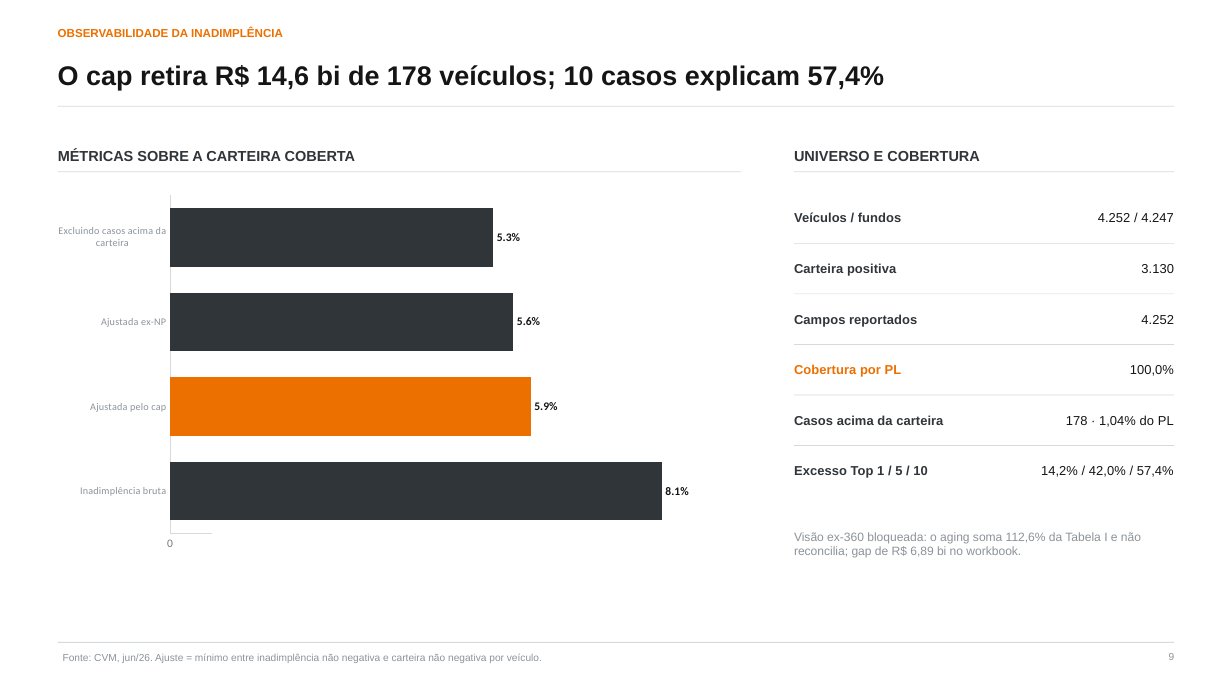
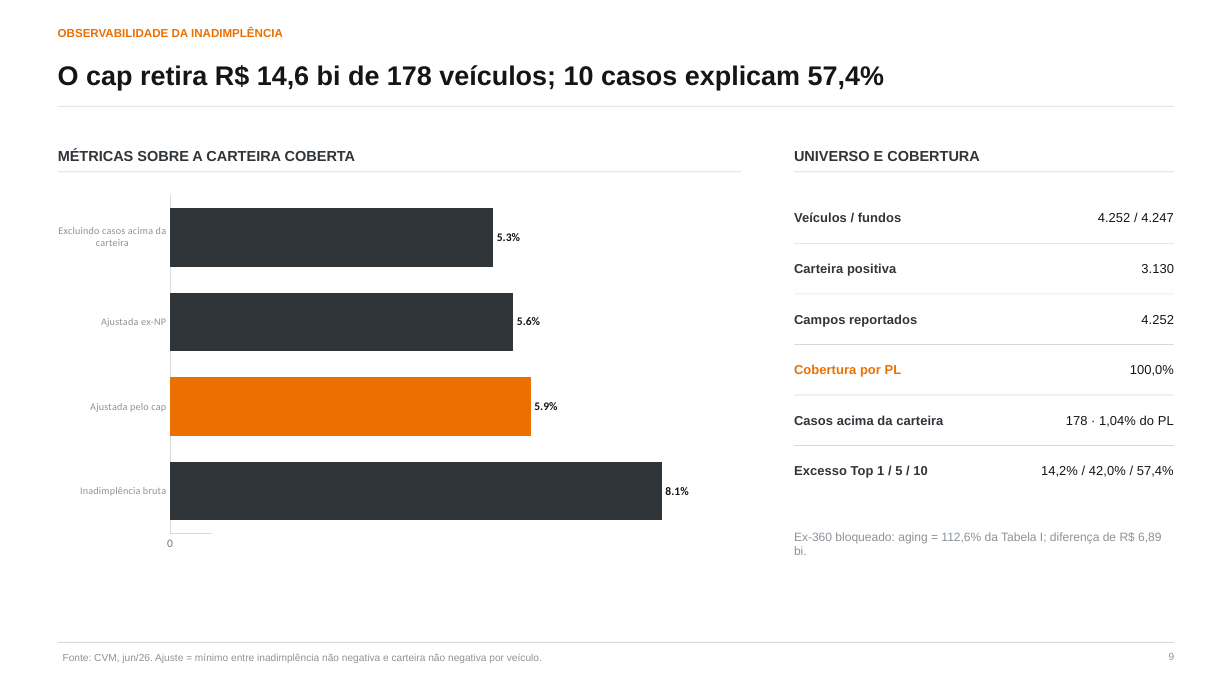
Before and after one commit to abalroar/fidc, a slide deck: slide 9 of data/industry_study/generated_revision/industry_executive_revised.pptx. Drawn at 1232x693 pixels with LibreOffice and Linux fonts; fonts in the diff are those of the drawing. Boxes give left, top, right and bottom in pixels: in the first picture for what was removed or moved away, otherwise in the second. Text is boxed around its words. In the diff, an @@ line names an element or a change of style, - is before the commit and + after.

```diff
--- a/data/industry_study/generated_revision/industry_executive_revised.pptx
+++ b/data/industry_study/generated_revision/industry_executive_revised.pptx
@@ text at [794, 532, 1161, 555]: text changed @@
-Visão ex-360 bloqueada: o aging soma 112,6% da Tabela I e não reconcilia; gap de R$ 6,89 bi no workbook.
+Ex-360 bloqueado: aging = 112,6% da Tabela I; diferença de R$ 6,89 bi.
```
Also in this commit, not shown: 14 other slides changed, 30 other files.
